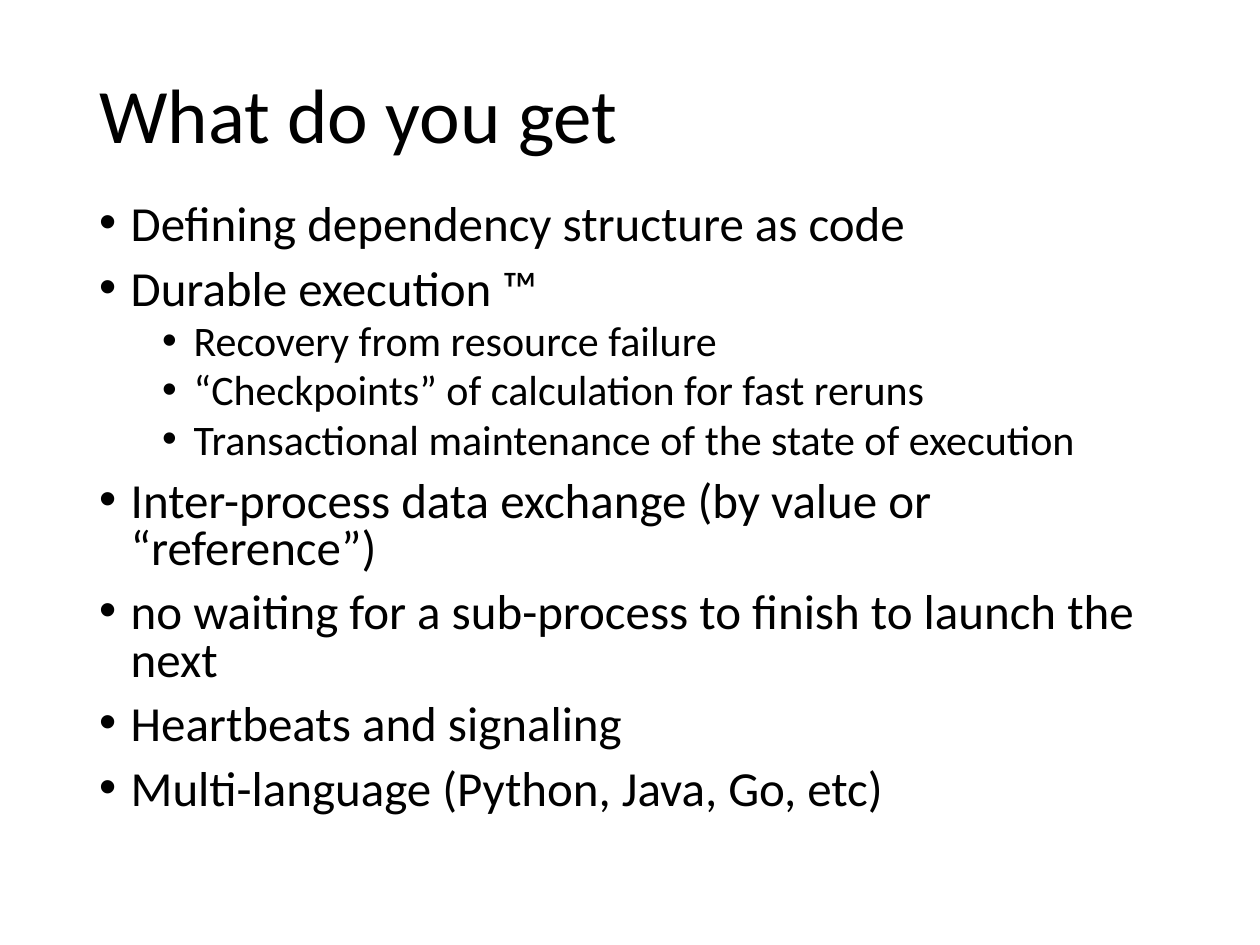
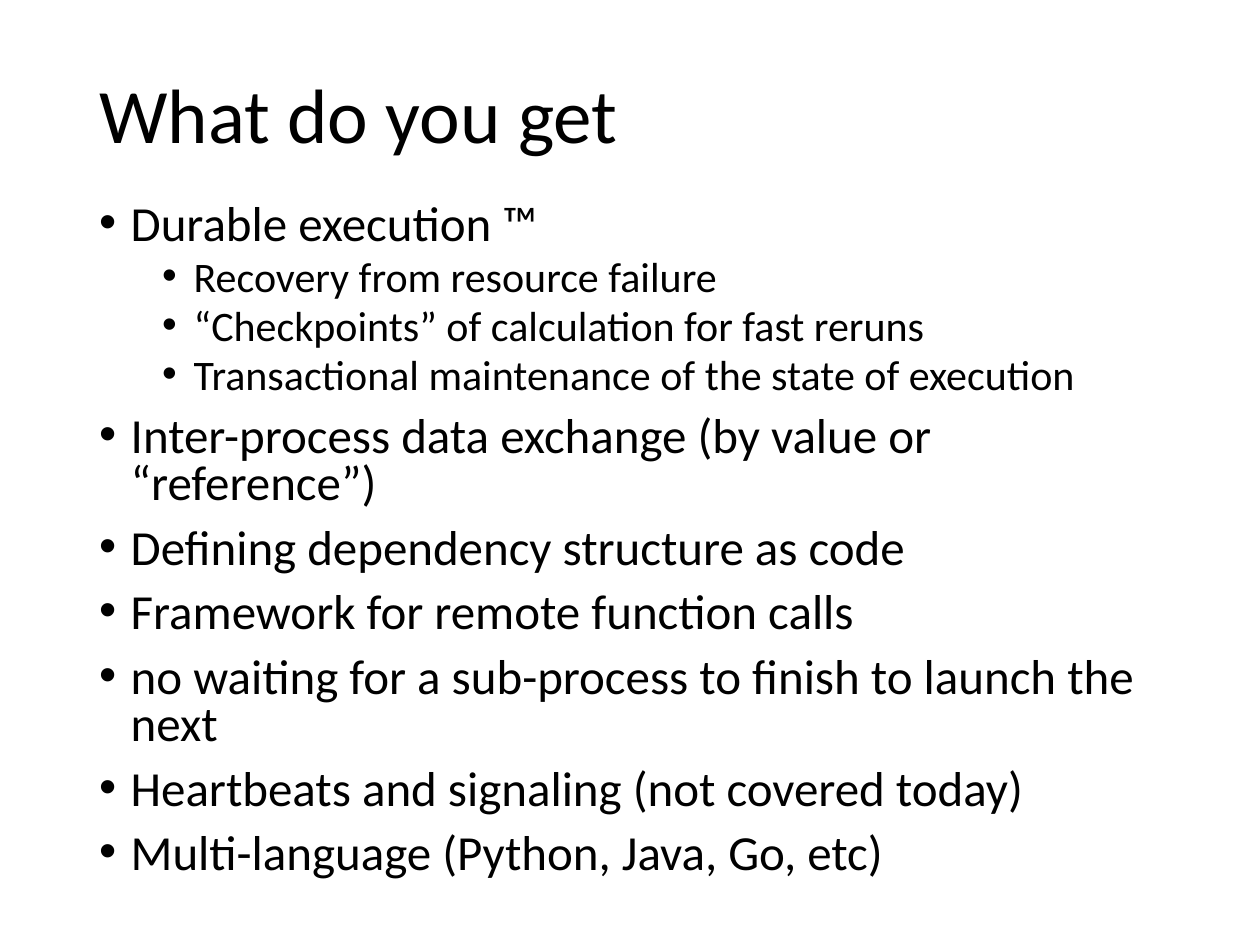
Before and after one commit to zconsult/am_temporal, a slide deck: slide 4 of Temporal.pptx. Drawn at 1260x945 pixels with LibreOffice and Linux fonts; fonts in the diff are those of the drawing. Boxes give left, top, right and bottom in pixels: in the first picture for what was removed or moved away, otherwise in the second. Text is boxed around its words. In the diff, an @@ line names an element or a change of style, - is before the commit and + after.

```diff
--- a/Temporal.pptx
+++ b/Temporal.pptx
@@ text at <box>131,207,905,250</box>: paragraph removed @@
-• Defining dependency structure as code
@@ text at <box>131,531,905,630</box>: paragraphs added @@
+• Defining dependency structure as code
+• Framework for remote function calls
@@ text at <box>131,770,1023,815</box>: text changed @@
-• Heartbeats and signaling
+• Heartbeats and signaling (not covered today)
```
Also in this commit, not shown: 1 other slide changed, 2 slides added, 1 slide removed.
